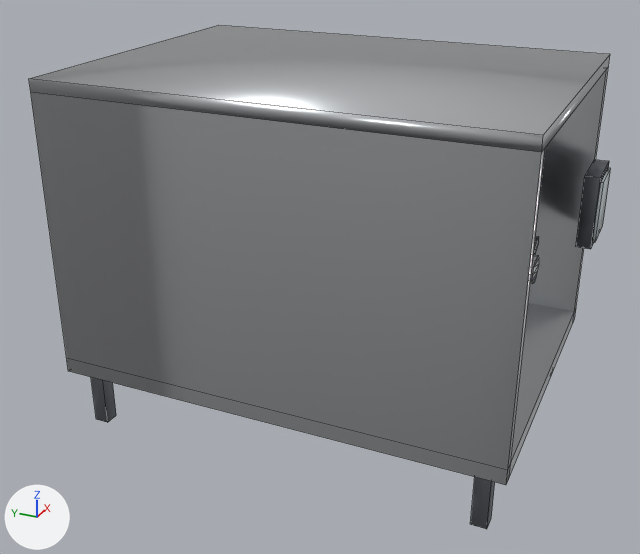
A saved change to the FBX model Tools/butchery/fbx/SM_DEHAIRER.fbx.
One viewpoint serves both versions: a camera (50 mm lens) standing at (-5.16, -2.43, 3.5) and looking at (-0.07, -0.14, 0.96). Every picture has the same lights, and +X, +Y and +Z are marked at lower left. The picture after the commit comes second. Mesh edges are drawn as thin lines.

Script lines for the objects in view, before the commit:
```python
me_sm_dehairer = bpy.data.meshes.new('SM_DEHAIRER')
me_sm_dehairer.from_pydata(...)  # 304 vertices, 229 faces; spans x -1.1..1.1, y -1.85..1.85, z 0.0..2.4
# faces by material slot: [46, 48, 30, 1, 5, 99]
me_sm_dehairer.materials.append(mat_m_butchery_stainless)  # light grey #dddfe2
me_sm_dehairer.materials.append(mat_m_butchery_steelbrushed)  # light grey #c8cbce
me_sm_dehairer.materials.append(mat_m_butchery_paintedframe)  # grey #868b93
me_sm_dehairer.materials.append(mat_m_butchery_safetyyellow)  # yellow #efd43f
me_sm_dehairer.materials.append(mat_m_butchery_perspex)  # white #dde7ec
me_sm_dehairer.materials.append(mat_m_butchery_rubber)  # dark grey #4b4b50
ob_sm_dehairer = bpy.data.objects.new('SM_DEHAIRER', me_sm_dehairer)
ob_sm_dehairer.location = (0.0, 0.0, 0.0)
```
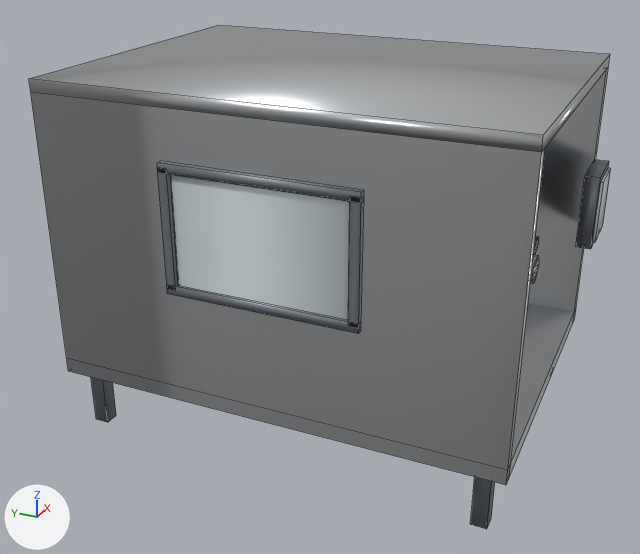
The newer file is also turned or shifted as a whole; pictures and numbers use the older file's frame.

Diff of the bpy script that builds the scene:
```diff
--- a/Tools/butchery/fbx/SM_DEHAIRER.fbx.py
+++ b/Tools/butchery/fbx/SM_DEHAIRER.fbx.py
@@ me_sm_dehairer @@
 # used by ob_sm_dehairer; location = (0.0, 0.0, 0.0)
-me_sm_dehairer.from_pydata(...)  # 304 vertices, 229 faces; spans x -1.1..1.1, y -1.85..1.85, z 0.0..2.4
+me_sm_dehairer.from_pydata(...)  # 350 vertices, 274 faces; spans x -1.14..1.1, y -1.85..1.85, z 0.0..2.4
+# me_sm_dehairer part 1
+# 2 vertices are removed from x -1.1, y -1.73..1.27, z 0.42
+# 3 faces are deleted
+# 32 vertices are added at x -1.14..0.15, y -0.85..1.33, z 1.19..2.01
+# 16 new vertices lie (0.04, 0.0, 0.0) away from vertices in x -1.14, y -0.85..0.39, z 1.19..2.01
+# 13 new faces join them, mat_m_butchery_steelbrushed (light grey #c8cbce)
+# 3 new faces join them, mat_m_butchery_perspex (white #dde7ec)
+# 18 new faces join them, mat_m_butchery_paintedframe (grey #868b93)
+# 5 new faces join them, mat_m_butchery_safetyyellow (yellow #efd43f)
+# 9 new faces join them, mat_m_butchery_rubber (dark grey #4b4b50)
 me_sm_dehairer.materials.append(mat_m_butchery_stainless)
```

Where the change shows, as pixel boxes (x1, y1, x2, y2) in the pictures (640 x 554 px):
part 1 of me_sm_dehairer, built on
    before: (506, 310, 576, 484)
    after: (157, 161, 609, 484)
